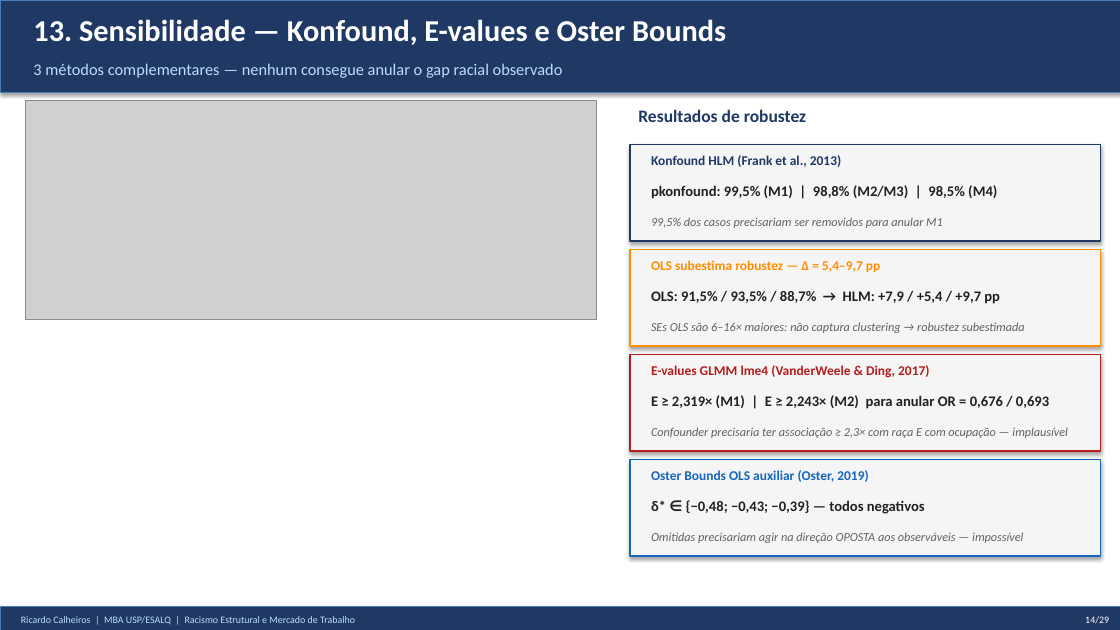
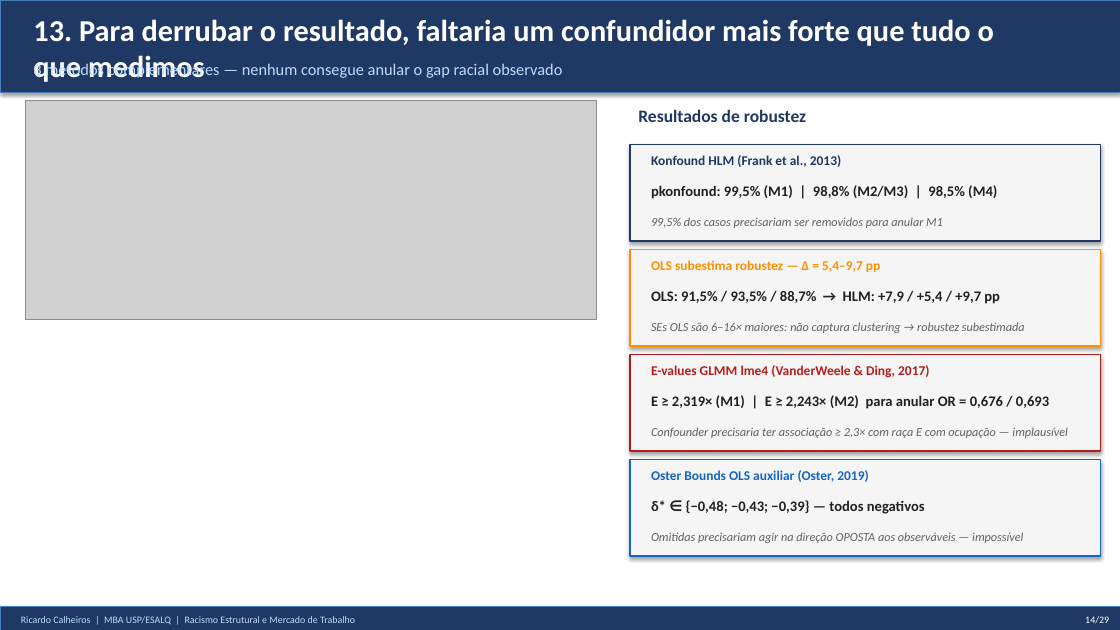
Before and after one commit to rickinrj-ux/ProjetoRacismoPNAD, a slide deck: slide 14 of entregaveis/apresentacao_tcc.pptx. Drawn at 1120x630 pixels with LibreOffice and Linux fonts; fonts in the diff are those of the drawing; grey boxes stand for pictures. Boxes give left, top, right and bottom in pixels: in the first picture for what was removed or moved away, otherwise in the second. Text is boxed around its words. In the diff, an @@ line names an element or a change of style, - is before the commit and + after.

```diff
--- a/entregaveis/apresentacao_tcc.pptx
+++ b/entregaveis/apresentacao_tcc.pptx
@@ text at <box>33,19,994,82</box>: text changed @@
-13. Sensibilidade — Konfound, E-values e Oster Bounds
+13. Para derrubar o resultado, faltaria um confundidor mais forte que tudo o que medimos
```
Also in this commit, not shown: 18 other slides changed, 15 other files.
